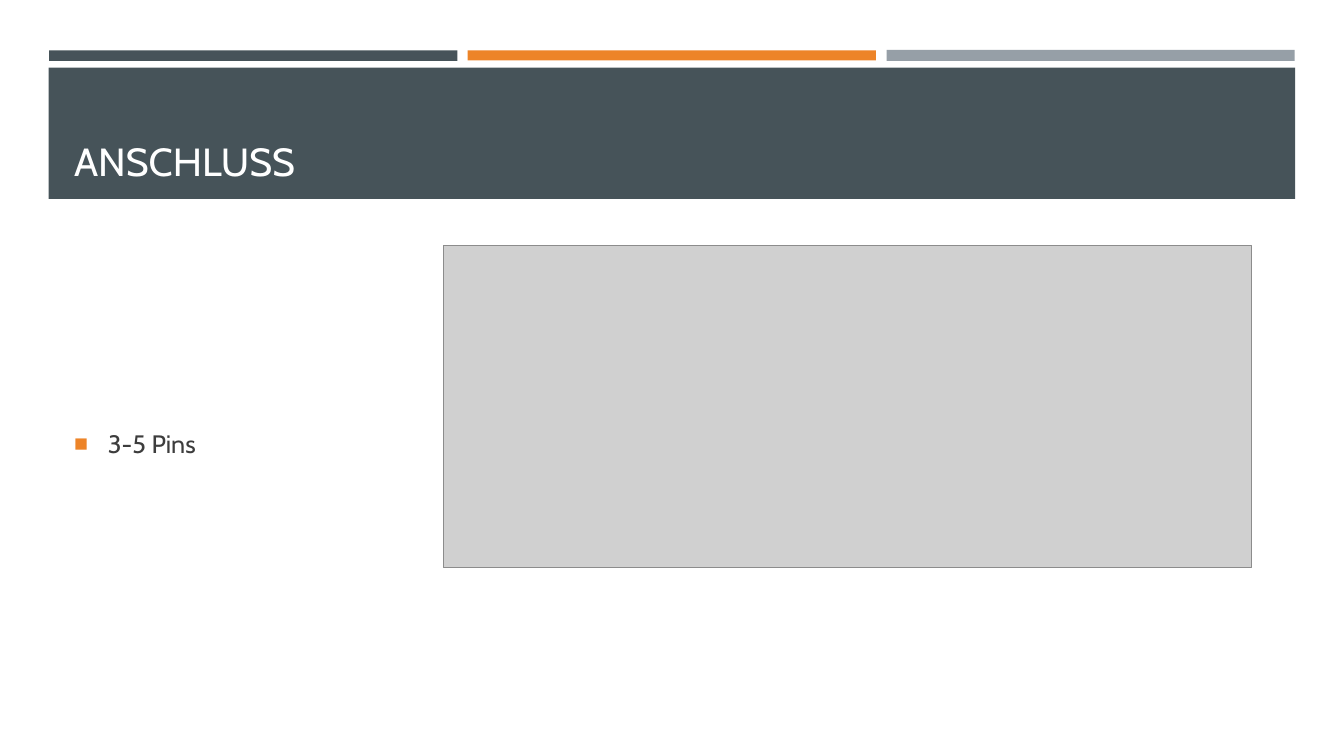
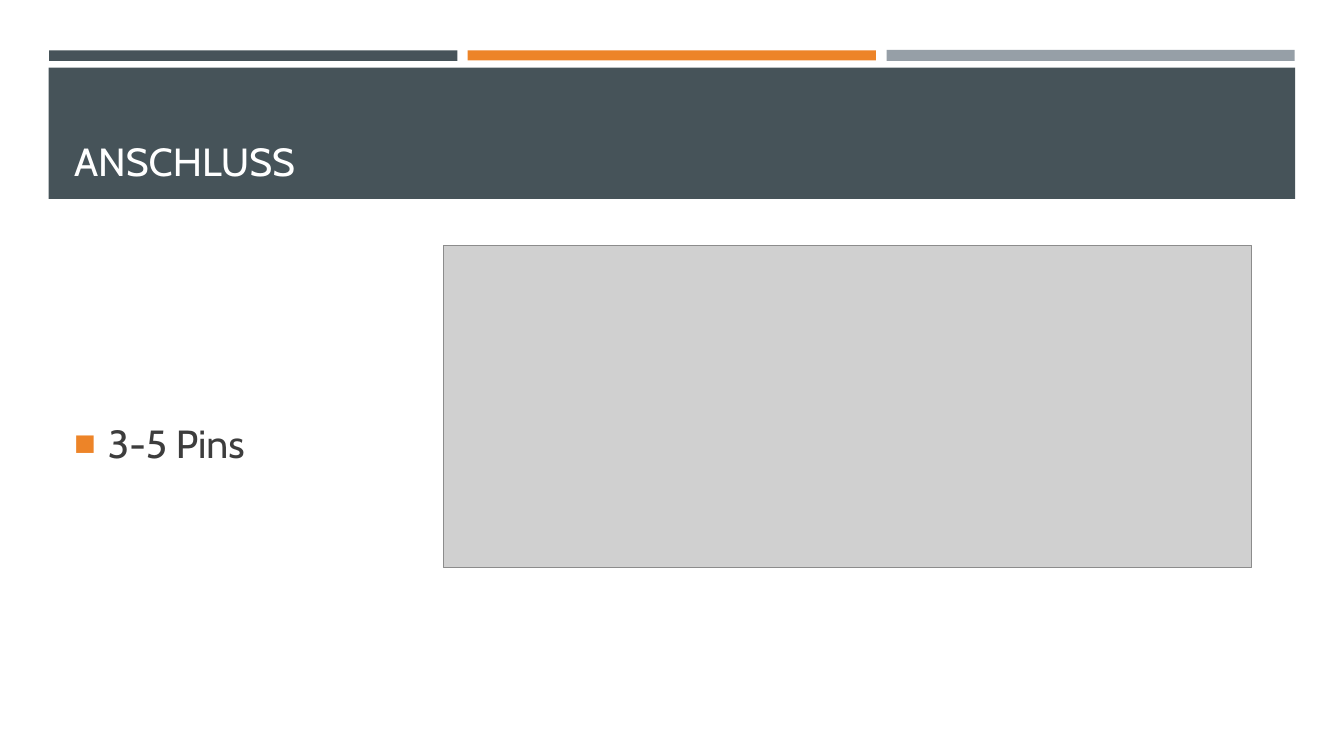
Before and after one commit to StefanieSchmidiger/BDA, a slide deck: slide 4 of Dokumentation/Zwischenpräsentation.pptx. Drawn at 1344x756 pixels with LibreOffice and Linux fonts; fonts in the diff are those of the drawing; grey boxes stand for pictures. Boxes give left, top, right and bottom in pixels: in the first picture for what was removed or moved away, otherwise in the second. Text is boxed around its words. In the diff, an @@ line names an element or a change of style, - is before the commit and + after.

```diff
--- a/Dokumentation/Zwischenpräsentation.pptx
+++ b/Dokumentation/Zwischenpräsentation.pptx
@@ text "3-5 Pins" at (108,430,245,459): size 18 to 28 pt; more space between paragraphs @@
```
Also in this commit, not shown: 8 other slides changed, 4 slides added, 2 slides removed, 12 other files.
